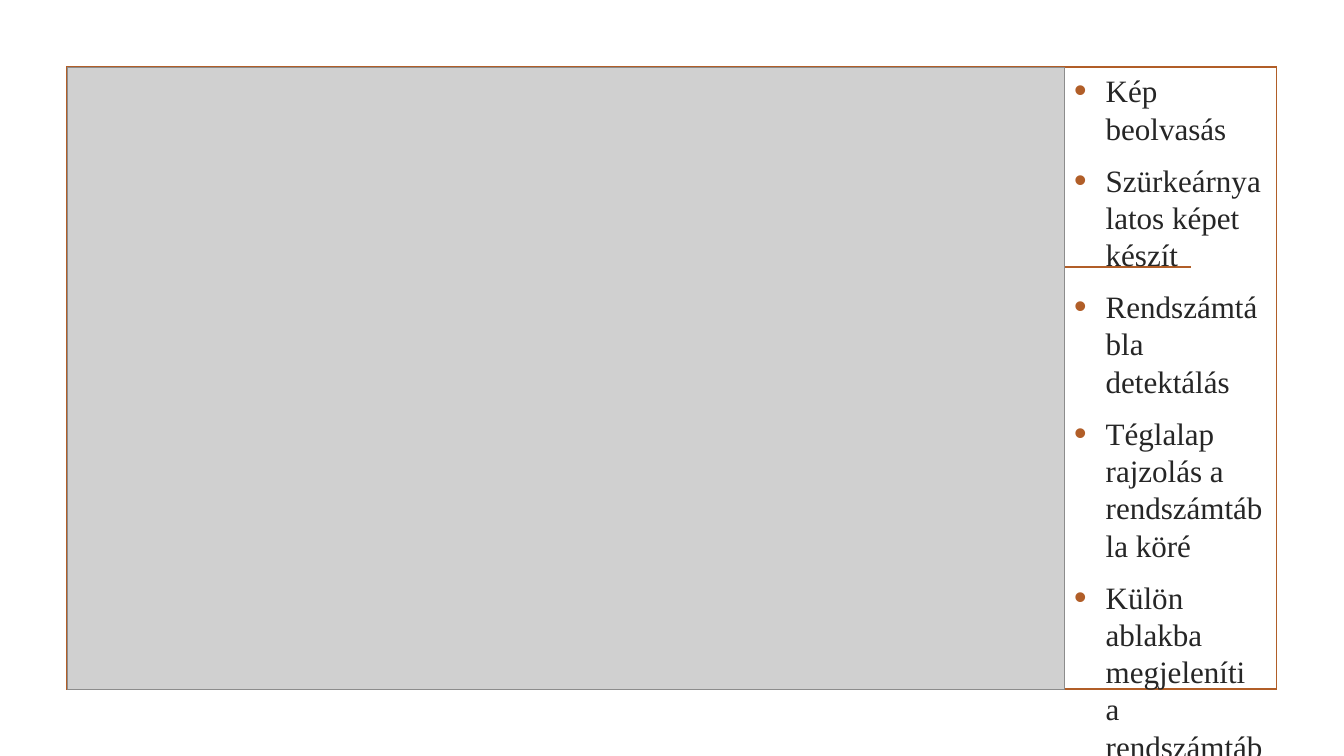
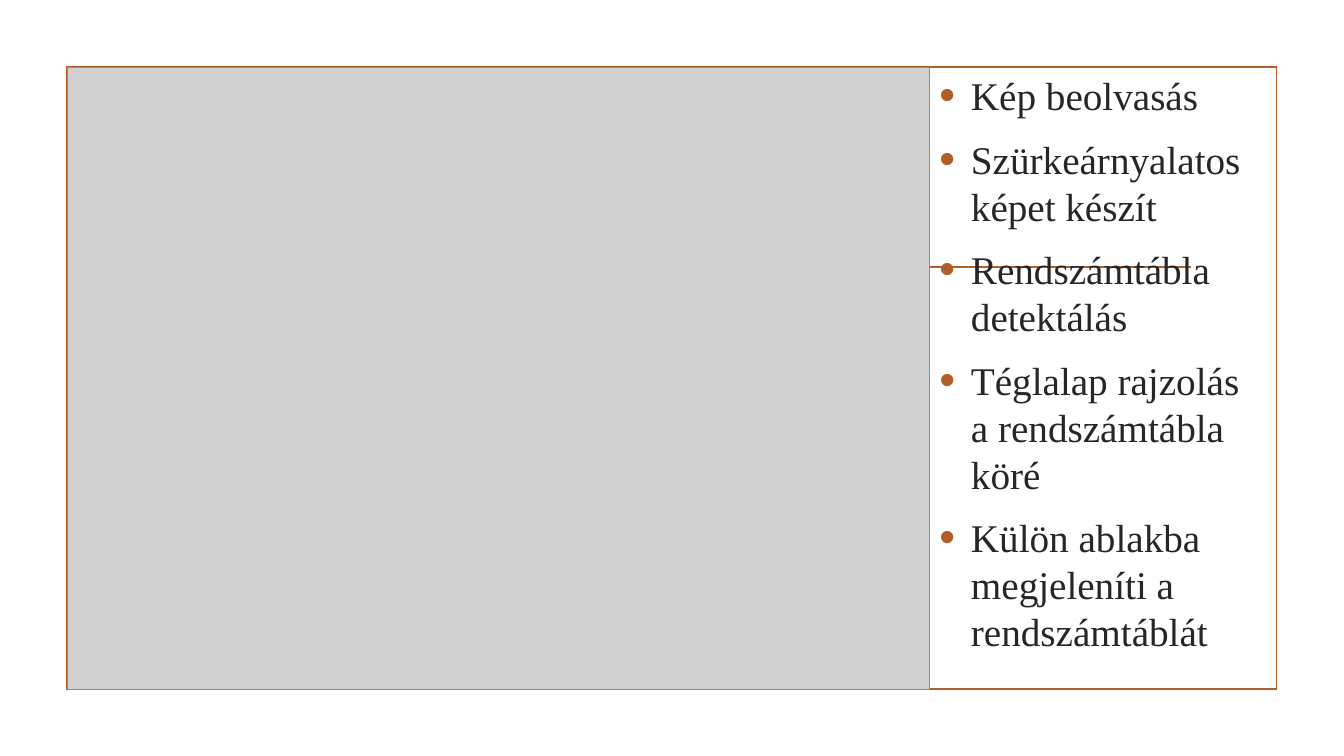
Before and after one commit to MolnarMark-HUN/Project, a slide deck: slide 7 of Projekt prezi.pptx. Drawn at 1344x756 pixels with LibreOffice and Linux fonts; fonts in the diff are those of the drawing; grey boxes stand for pictures; background and template pictures are left out. Boxes give left, top, right and bottom in pixels: in the first picture for what was removed or moved away, otherwise in the second. Text is boxed around its words. In the diff, an @@ line names an element or a change of style, - is before the commit and + after.

```diff
--- a/Projekt prezi.pptx
+++ b/Projekt prezi.pptx
@@ picture: place and size @@
-picture at bbox=[68, 68, 1064, 690]
+picture at bbox=[68, 68, 930, 690]
@@ text "Kép beolvasás": place and size @@
-text "Kép beolvasás" at bbox=[1106, 80, 1246, 721]
+text "Kép beolvasás" at bbox=[971, 82, 1240, 647]
@@ text "Kép beolvasás" at bbox=[971, 82, 1240, 647]: size 22.2 to 28 pt; more space between paragraphs @@
```
Also in this commit, not shown: 2 other slides changed.
